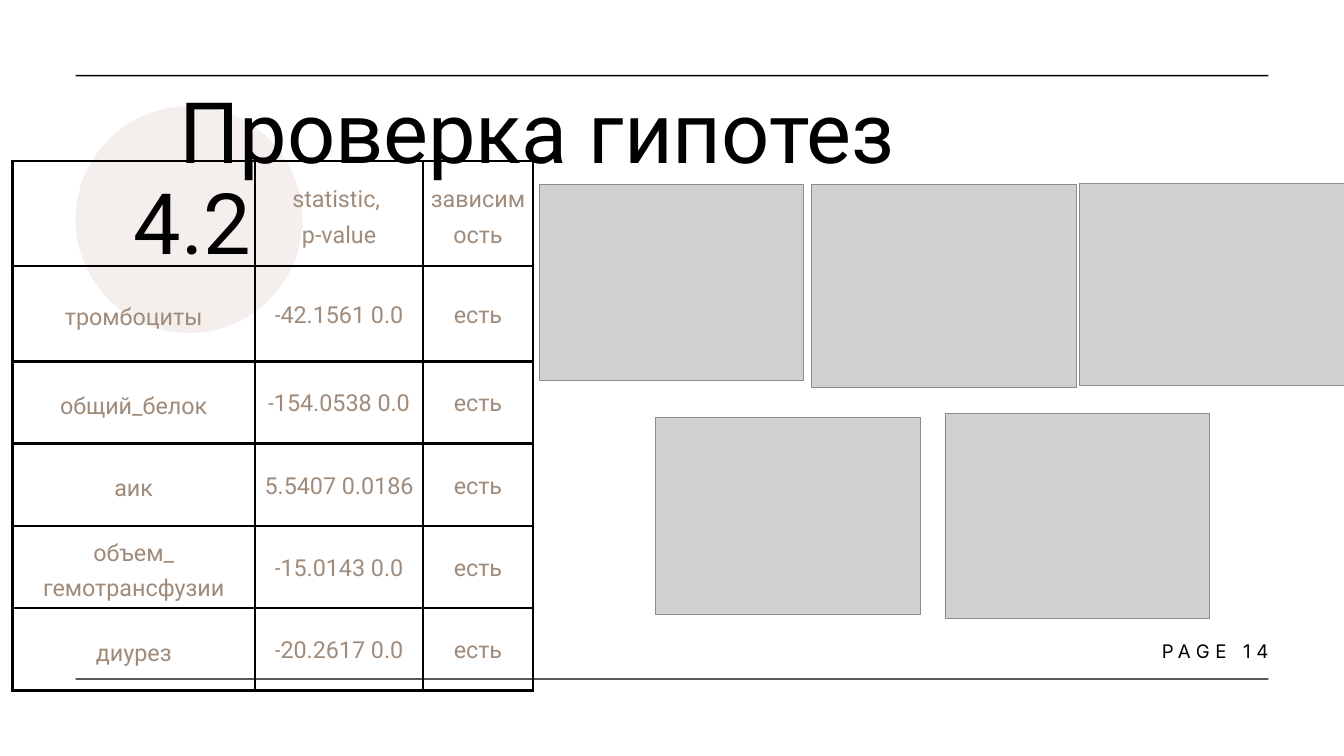
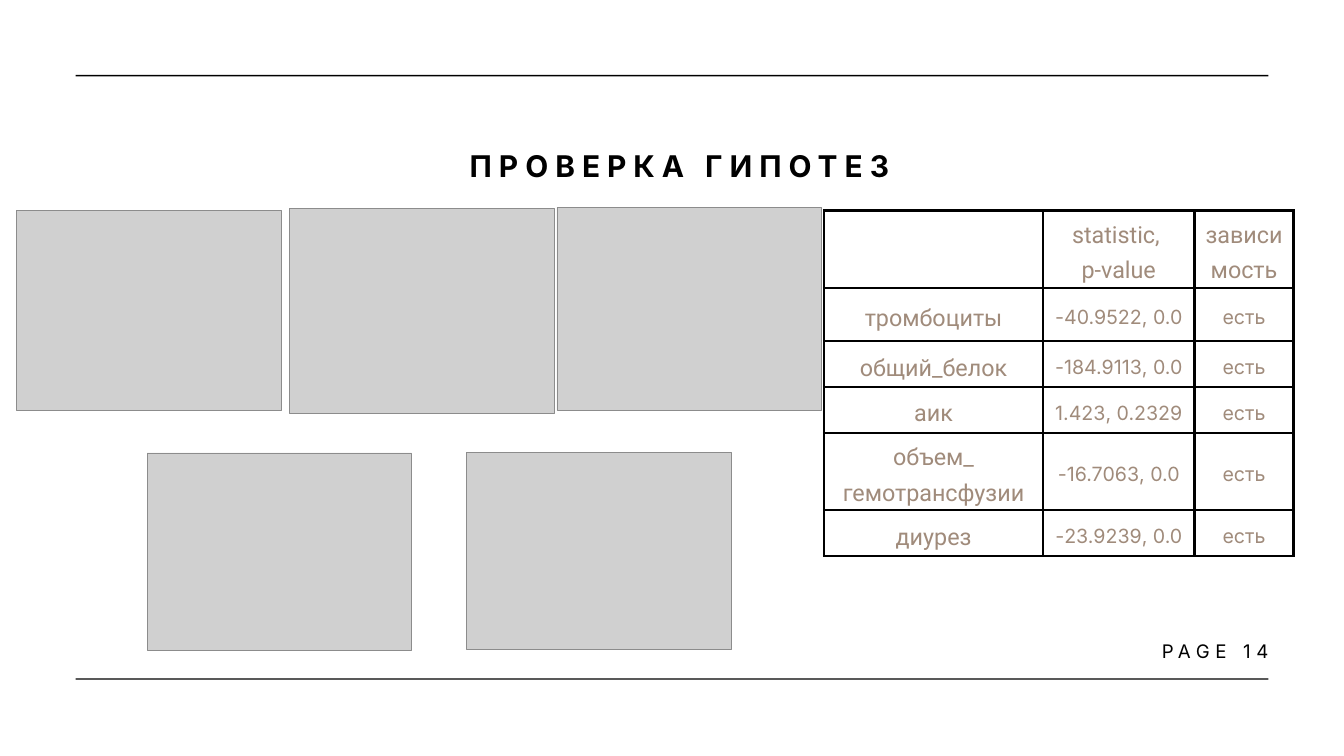
Before and after one commit to Ipopuk/Data_Analysis_Medics, a slide deck: slide 14 of presentation.pptx. Drawn at 1344x756 pixels with LibreOffice and Linux fonts; fonts in the diff are those of the drawing; grey boxes stand for pictures. Boxes give left, top, right and bottom in pixels: in the first picture for what was removed or moved away, otherwise in the second. Text is boxed around its words. In the diff, an @@ line names an element or a change of style, - is before the commit and + after.

Commit message:
Presentation final ver

```diff
--- a/presentation.pptx
+++ b/presentation.pptx
@@ freeform shape removed at (75, 106, 302, 333) @@
@@ text removed at (133, 177, 250, 267) @@
-4.2
@@ text at (470, 155, 889, 178): text changed; size 90.8 to 32 pt; font Roboto to Inter; bold on @@
-Проверка гипотез
+ПРОВЕРКА ГИПОТЕЗ
@@ picture added at (290, 208, 554, 413) @@
@@ picture: place and size @@
-picture at (539, 184, 804, 380)
+picture at (557, 208, 822, 411)
@@ picture removed at (812, 184, 1077, 387) @@
@@ picture removed at (1079, 183, 1344, 385) @@
@@ picture added at (17, 210, 282, 411) @@
@@ table at (824, 210, 1293, 622) @@
-row 2, column 2: -42.1561 0.0
+row 2, column 2: -40.9522, 0.0
-row 3, column 2: -154.0538 0.0
+row 3, column 2: -184.9113, 0.0
-row 4, column 2: 5.5407 0.0186
+row 4, column 2: 1.423, 0.2329
-row 5, column 2: -15.0143 0.0
+row 5, column 2: -16.7063, 0.0
-row 6, column 2: -20.2617 0.0
+row 6, column 2: -23.9239, 0.0
@@ size 25 to 21 pt, font Roboto to Inter in "есть", "есть", "есть", "есть" and 1 more places @@
@@ table: place and size @@
-table at (12, 161, 532, 690)
+table at (824, 210, 1293, 622)
@@ picture removed at (656, 418, 921, 614) @@
@@ picture removed at (945, 414, 1210, 618) @@
@@ picture added at (147, 453, 412, 650) @@
@@ picture added at (467, 452, 732, 649) @@
```
Also in this commit, not shown: 12 other slides changed, 1 slide added.
